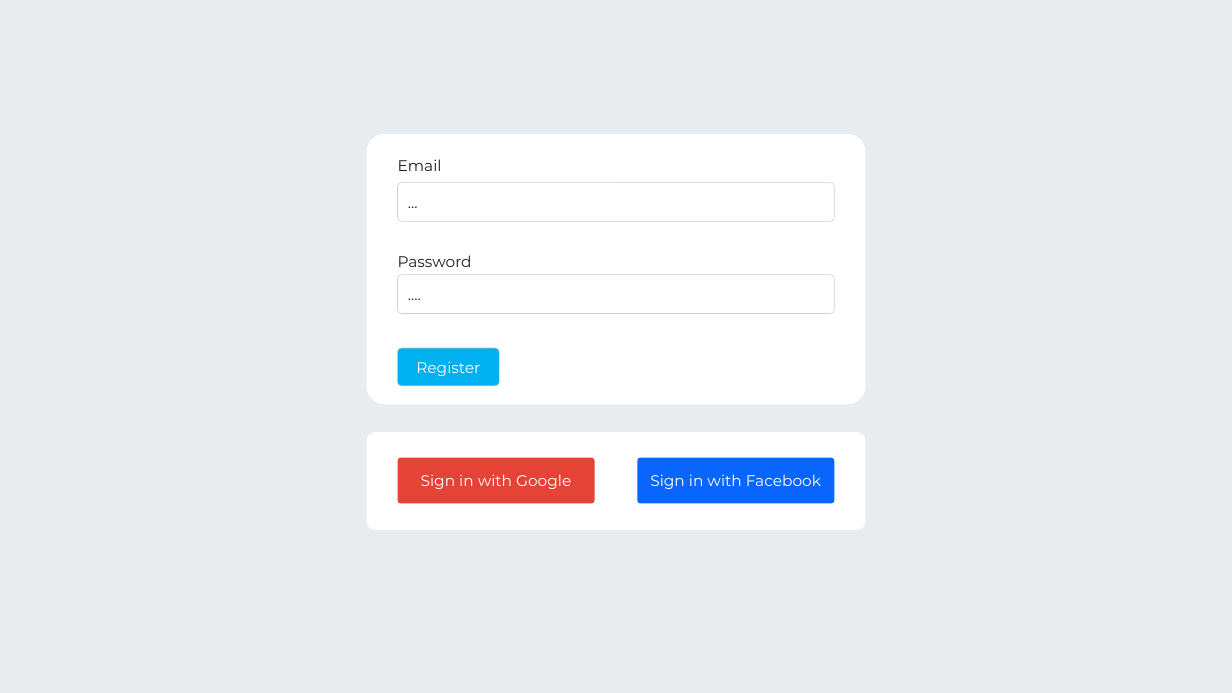
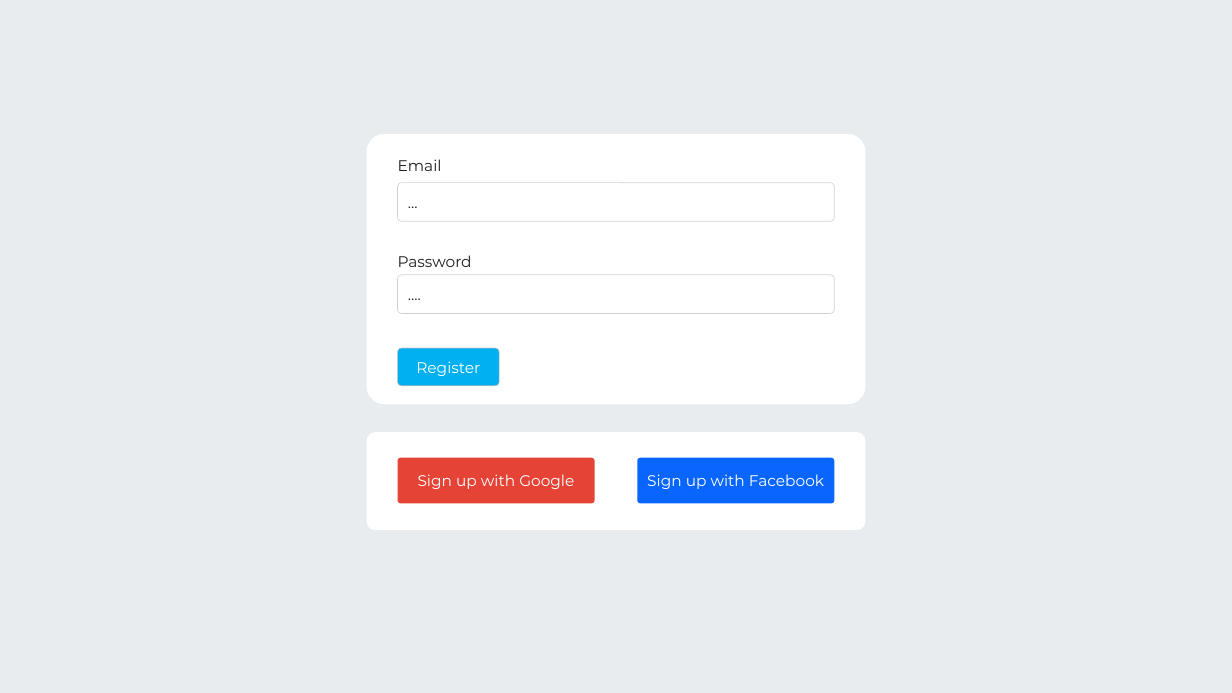
Before and after one commit to oiivantsov/porject-manager, a slide deck: slide 2 of frontend/uidesign.pptx. Drawn at 1232x693 pixels with LibreOffice and Linux fonts; fonts in the diff are those of the drawing. Boxes give left, top, right and bottom in pixels: in the first picture for what was removed or moved away, otherwise in the second. Text is boxed around its words. In the diff, an @@ line names an element or a change of style, - is before the commit and + after.

Commit message:
ui upd

```diff
--- a/frontend/uidesign.pptx
+++ b/frontend/uidesign.pptx
@@ text in rounded rectangle at bbox=[418, 474, 574, 489]: text changed @@
-Sign in with Google
+Sign up with Google
@@ text in rounded rectangle at bbox=[647, 474, 824, 489]: text changed @@
-Sign in with Facebook
+Sign up with Facebook
```
Also in this commit, not shown: 5 other slides changed, 3 slides added, 1 slide removed.
